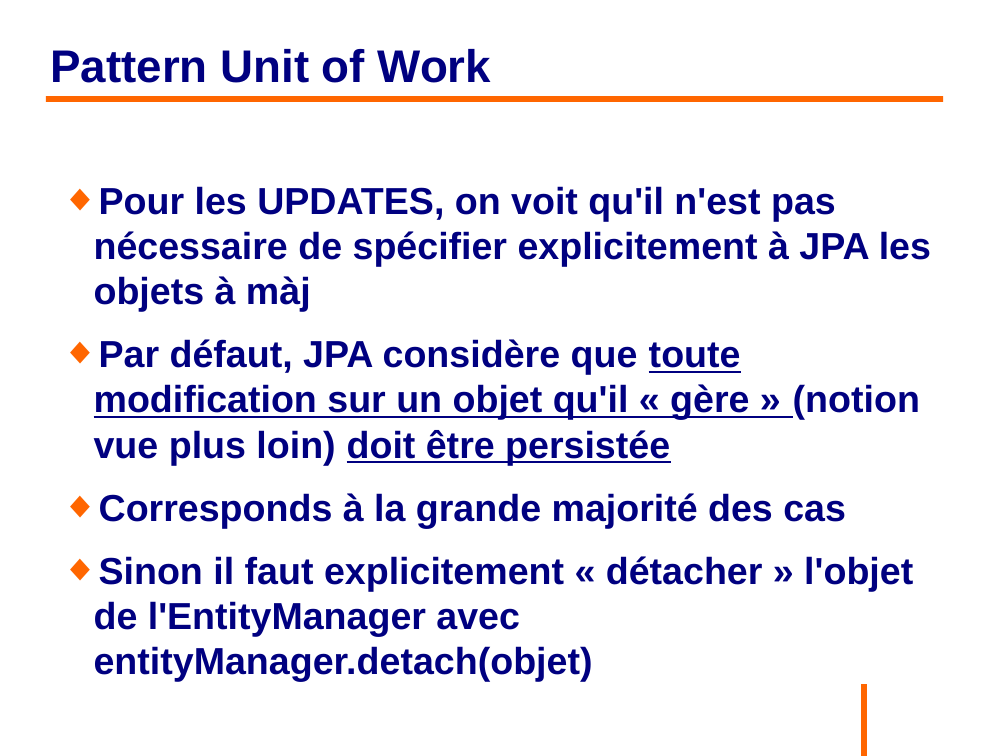
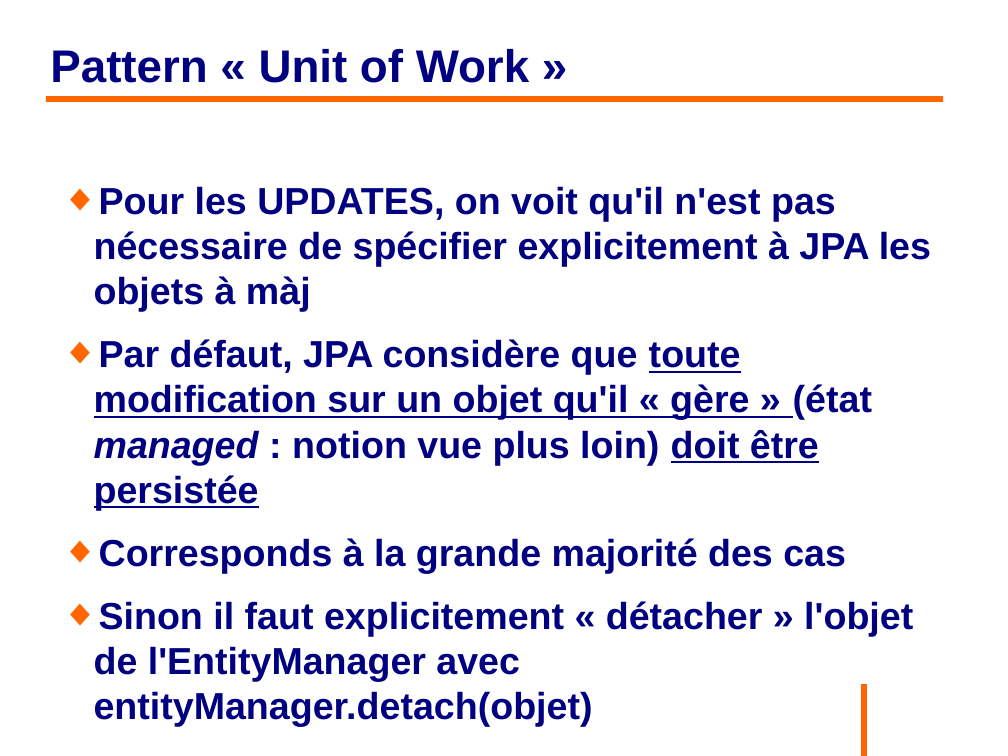
Before and after one commit to philphils/formation-hibernate-basique, a slide deck: slide 48 of Documentation/diapo_formation_hibernate.odp (slide 47 before the commit). Drawn at 1008x756 pixels with LibreOffice and Linux fonts; fonts in the diff are those of the drawing; background and template pictures are left out. Boxes give left, top, right and bottom in pixels: in the first picture for what was removed or moved away, otherwise in the second. Text is boxed around its words. In the diff, an @@ line names an element or a change of style, - is before the commit and + after.

```diff
--- a/Documentation/diapo_formation_hibernate.odp
+++ b/Documentation/diapo_formation_hibernate.odp
@@ title at box(50, 49, 529, 83): text changed @@
-Pattern Unit of Work
+Pattern « Unit of Work »
@@ text at box(94, 339, 872, 510): text changed @@
-◆ Par défaut, JPA considère que toute modification sur un objet qu'il « gère » (notion vue plus loin) doit être persistée
+◆ Par défaut, JPA considère que toute modification sur un objet qu'il « gère » (état managed : notion vue plus loin) doit être persistée
```
Also in this commit, not shown: 25 other slides changed, 1 slide added.
